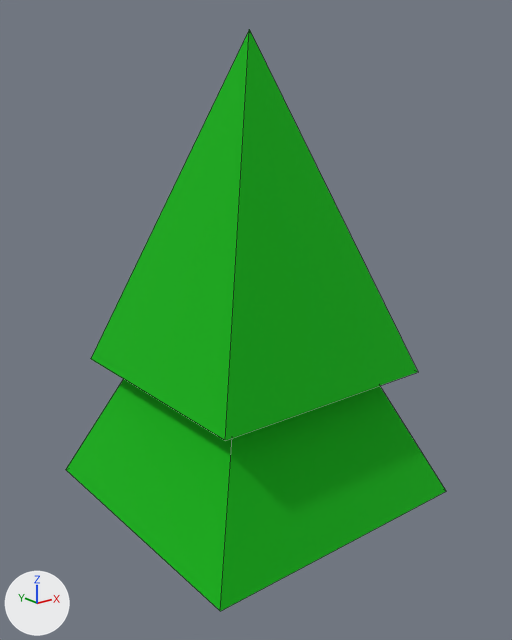
Before and after pictures for a commit that changed the FBX model Assets/Blender/FBX/Objects/Tree_3.fbx.
One viewpoint serves both versions: a camera (50 mm lens) standing at (-3.33, -4.24, 3.78) and looking at (0.05, -0.01, 2.09). Arrows for +X, +Y and +Z are at lower left; the lights stay in place. Mesh edges are drawn as thin lines.

Script lines for the objects in view, before the commit:
```python
me_cube_011 = bpy.data.meshes.new('Cube.011')
me_cube_011.from_pydata(...)  # 18 vertices, 16 faces; spans x -1.16..1.16, y -1.16..1.16, z -0.17..4.25
me_cube_011.materials.append(mat_common)  # picture img_collorpalette_png
ob_tree_3 = bpy.data.objects.new('Tree_3', me_cube_011)
ob_tree_3.location = (0.0, 0.0, 0.0)
```
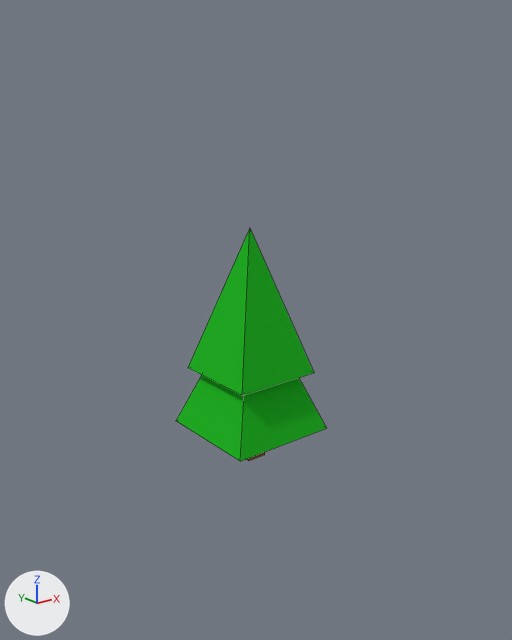
Boxes [x1, y1, x2, y2] around the edits, measured in the pictures (512 x 640 px; the box of a moved part takes in the faces that stretch with it):
'Tree_3', reshaped, moved (60% narrower, 60% shorter): before [66, 29, 446, 611]; after [176, 229, 326, 461]
part 1 of me_cube_011, moved or reshaped (not visible before): after [247, 452, 265, 461]
part 2 of me_cube_011, moved or reshaped: before [91, 29, 418, 441]; after [188, 229, 314, 395]
part 3 of me_cube_011, moved or reshaped: before [66, 379, 446, 611]; after [176, 375, 326, 461]

What changed in the scene script:
```text
Change me_cube_011:
    where me_cube_011.from_pydata(...)  # 18 vertices, 16 faces; spans x -1.16..1.16, y -1.16..1.16, z -0.17..4.25
    used by ob_tree_3; location = (0.0, 0.0, 0.0)
    me_cube_011 part 1: the loose piece of 8 vertices spanning x -0.17..0.17, y -0.17..0.17, z -0.17..2.79 is scaled about the mesh origin by 0.5
    me_cube_011 part 2: the loose piece of 5 vertices spanning x -0.94..0.94, y -0.94..0.94, z 1.71..4.25 is scaled about its middle by (0.387, 0.387, 0.461), then moved by (0.0, 0.0, -1.73)
    me_cube_011 part 3: the loose piece of 5 vertices spanning x -1.16..1.16, y -1.16..1.16, z 0.67..3.2 is scaled about its middle by (0.387, 0.387, 0.461), then moved by (0.0, 0.0, -1.16)
Change ob_tree_3:
    ob_tree_3.location: (0.0, 0.0, 0.0) -> (0.0, 0.0, 1.002)
```
